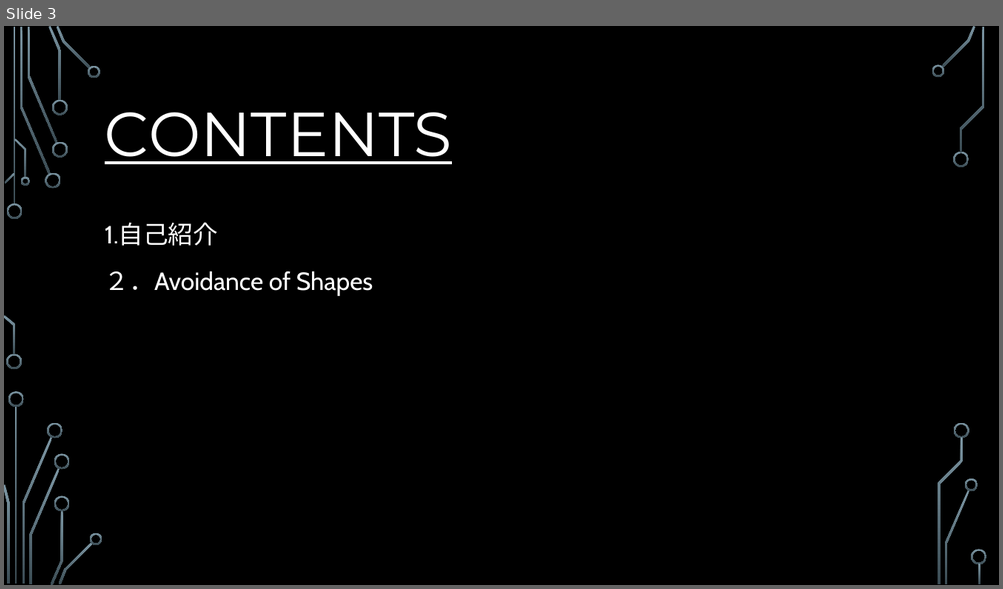
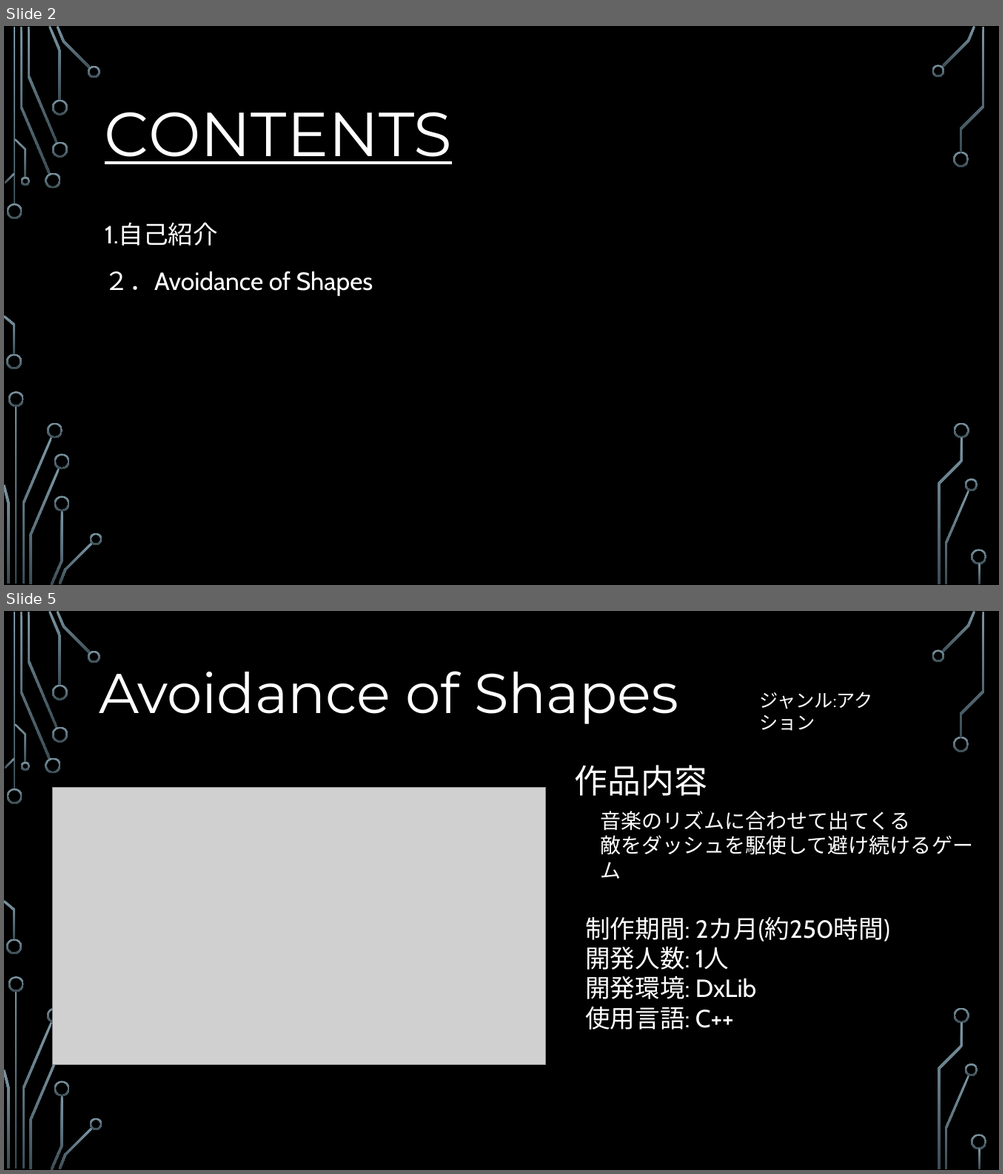
Before and after one commit to nkd10121/keep, a slide deck: PORTFOLIO.pptx. Shown one above the other, each under a label of ours: slide 3 before the commit, slides 2 and 5 after it; the slides between them are not shown. The pictures are 1003x589 and 1003x1174 pixels, drawn with LibreOffice and Linux fonts; fonts in the diff are those of the drawing; grey boxes stand for pictures; background and template pictures are left out. Boxes give left, top, right and bottom in pixels: in the first picture for what was removed or moved away, otherwise in the second. Text is boxed around its words. In the diff, an @@ line names an element or a change of style, - is before the commit and + after.

```diff
--- a/PORTFOLIO.pptx
+++ b/PORTFOLIO.pptx
@@ slide 5 added at bbox=[4, 611, 999, 1170], background picture (left out); not listed: 35 template elements that a slide beside it also shows @@
@@ text added at bbox=[99, 659, 678, 724], 54 pt, text #FFFFFF @@
+Avoidance of Shapes
@@ text added at bbox=[759, 692, 873, 731], 18 pt, text #FFFFFF @@
+ジャンル:アクション
@@ text added at bbox=[575, 765, 707, 796], 32 pt, text #FFFFFF @@
+作品内容
@@ picture added at bbox=[53, 788, 546, 1065] @@
@@ text added at bbox=[600, 811, 973, 855], 20 pt, text #FFFFFF @@
+音楽のリズムに合わせて出てくる
+敵をダッシュを駆使して避け続けるゲーム
@@ text added at bbox=[585, 917, 890, 1030], 24 pt, text #FFFFFF @@
+制作期間: 2カ月(約250時間)
+開発人数: 1人
+開発環境: DxLib
+使用言語: C++
@@ what was slide 3 is now slide 2 @@
```
Also in this commit, not shown: 1 slide changed, 2 other slides added, 2 other files.
